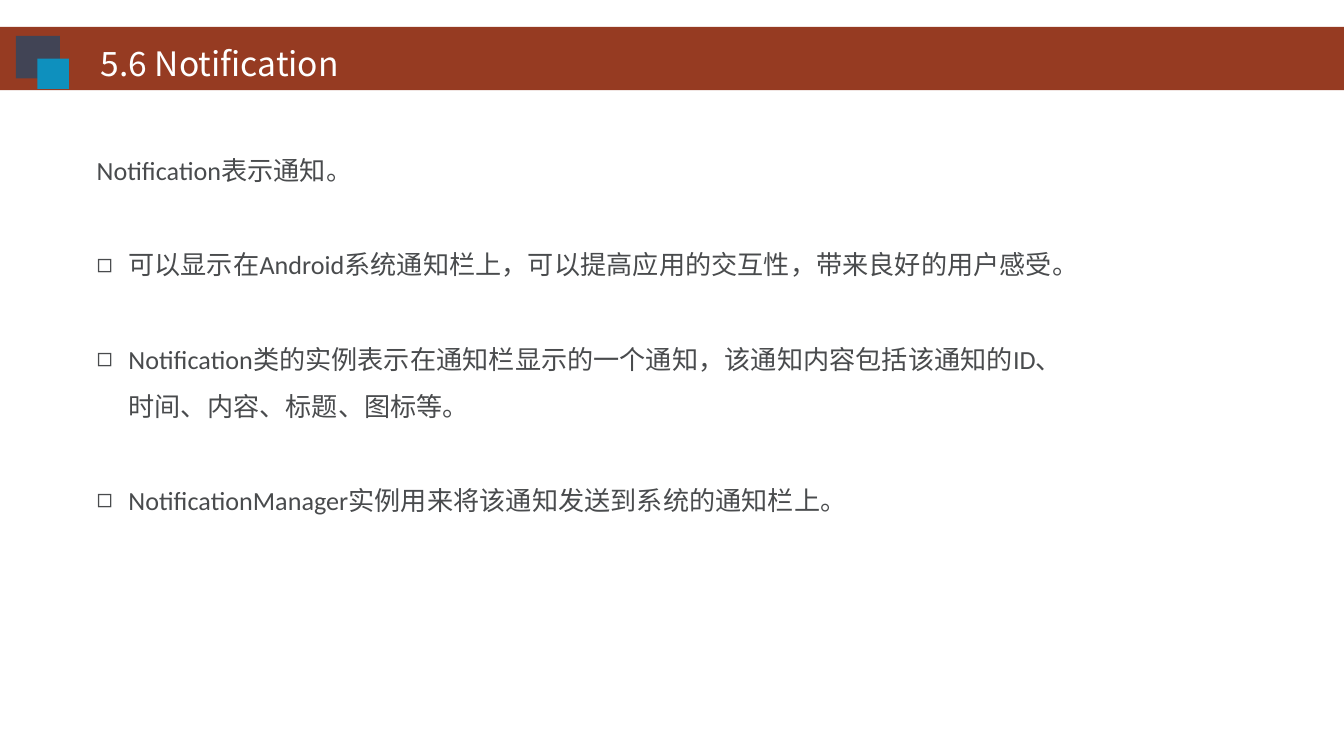
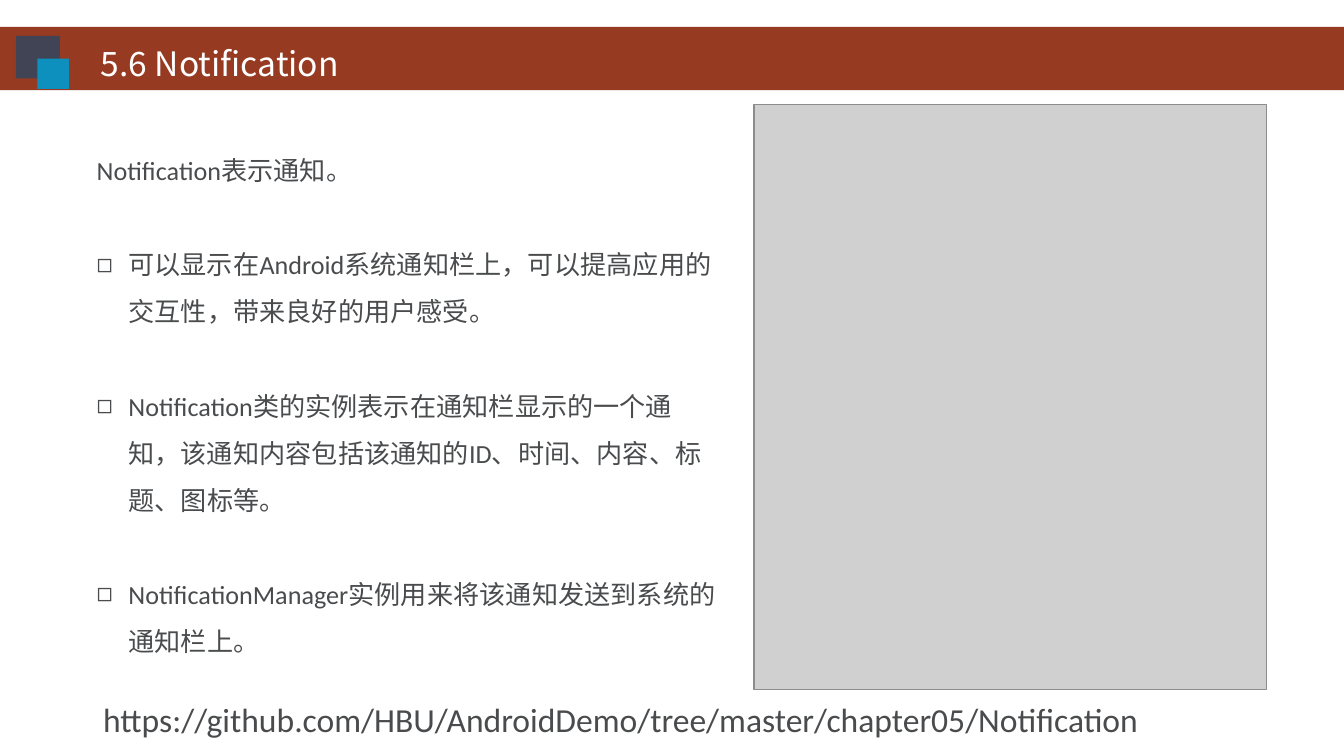
Before and after one commit to HBU/Android-PPT, a slide deck: slide 41 of 03.0 -- 用户界面 -- 第05章.ppt (slide 42 before the commit). Drawn at 1344x756 pixels with LibreOffice and Linux fonts; fonts in the diff are those of the drawing; grey boxes stand for pictures; background and template pictures are left out. Boxes give left, top, right and bottom in pixels: in the first picture for what was removed or moved away, otherwise in the second. Text is boxed around its words. In the diff, an @@ line names an element or a change of style, - is before the commit and + after.

```diff
--- a/03.0 -- 用户界面 -- 第05章.ppt
+++ b/03.0 -- 用户界面 -- 第05章.ppt
@@ picture added at (754, 105, 1266, 689) @@
@@ text "Notification表示通知。" rewrapped from (97, 159, 1078, 515) to (97, 159, 711, 653) @@
@@ text added at (103, 708, 1138, 738), 18 pt, text #494B4D @@
+https://github.com/HBU/AndroidDemo/tree/master/chapter05/Notification
```
Also in this commit, not shown: 32 other slides changed, 1 slide added, 1 slide removed.
